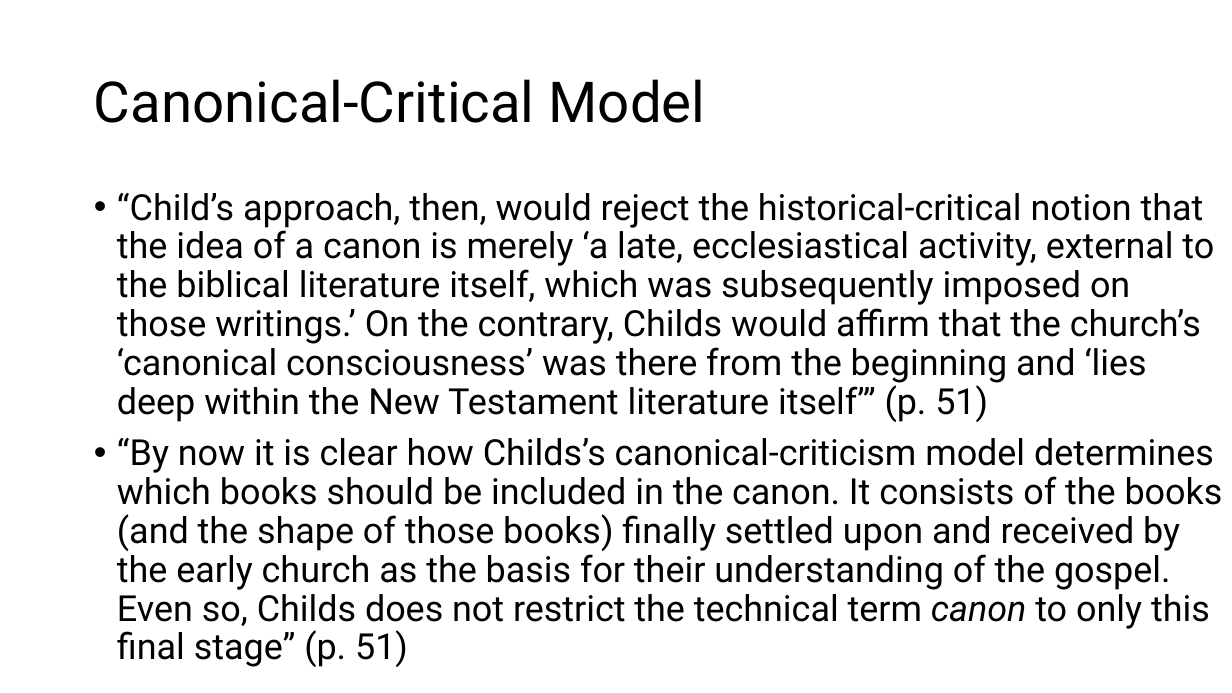
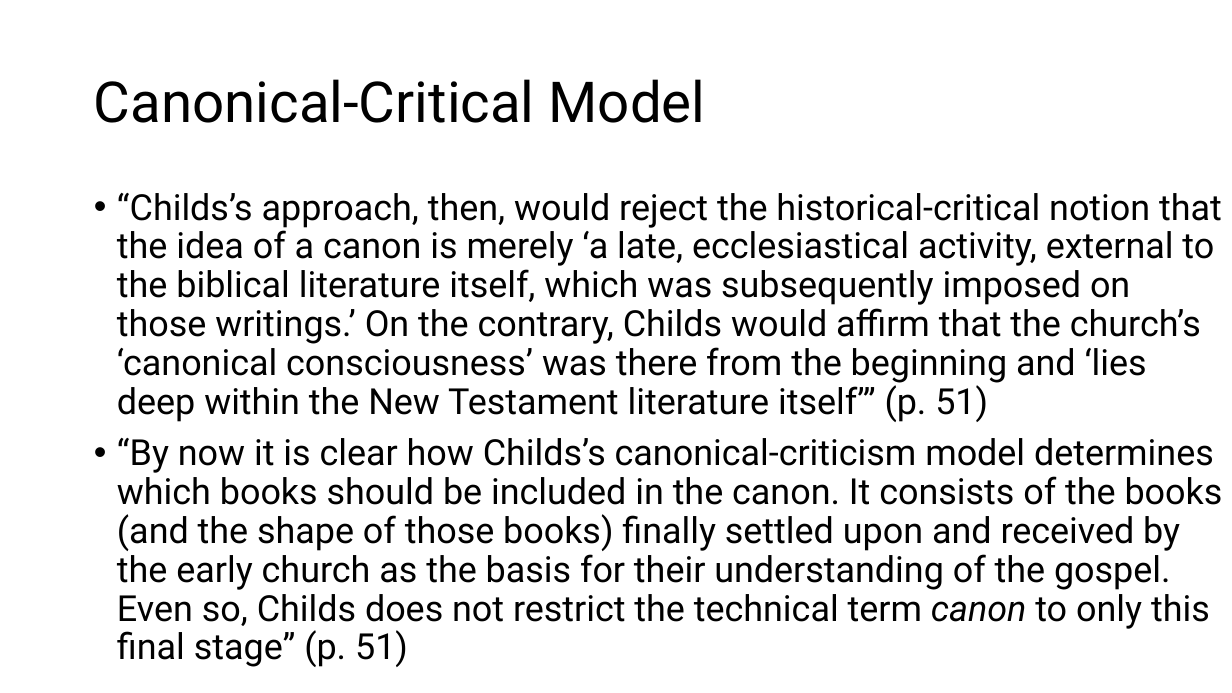
Before and after one commit to Josh0920/Josh0920-website, a slide deck: slide 84 of notes/nt-canon/NT Canon.pptx. Drawn at 1232x693 pixels with LibreOffice and Linux fonts; fonts in the diff are those of the drawing. Boxes give left, top, right and bottom in pixels: in the first picture for what was removed or moved away, otherwise in the second. Text is boxed around its words. In the diff, an @@ line names an element or a change of style, - is before the commit and + after.

```diff
--- a/notes/nt-canon/NT Canon.pptx
+++ b/notes/nt-canon/NT Canon.pptx
@@ text at [117,193,1222,422]: text changed @@
-• “Child’s approach, then, would reject the historical-critical notion that the idea of a canon is merely ‘a late, ecclesiastical activity, external to the biblical literature itself, which was subsequently imposed on those writings.’ On the contrary, Childs would affirm that the church’s ‘canonical consciousness’ was there from the beginning and ‘lies deep within the New Testament literature itself’” (p. 51)
+• “Childs’s approach, then, would reject the historical-critical notion that the idea of a canon is merely ‘a late, ecclesiastical activity, external to the biblical literature itself, which was subsequently imposed on those writings.’ On the contrary, Childs would affirm that the church’s ‘canonical consciousness’ was there from the beginning and ‘lies deep within the New Testament literature itself’” (p. 51)
```
Also in this commit, not shown: 4 other slides changed, 35 other files.
